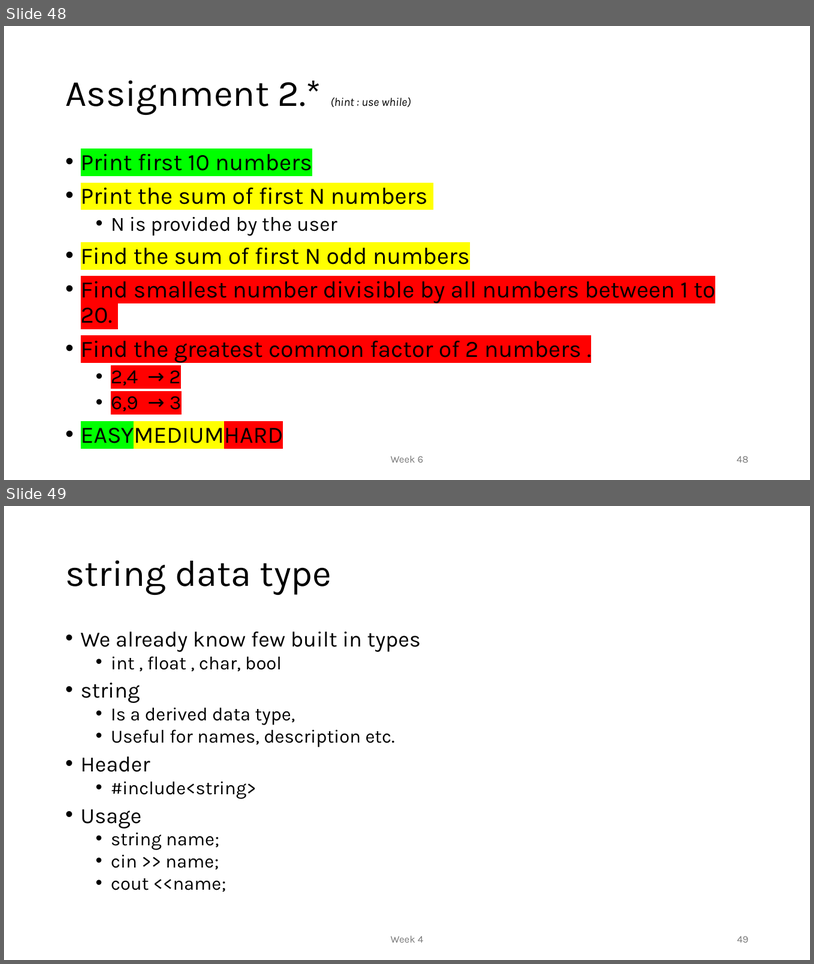
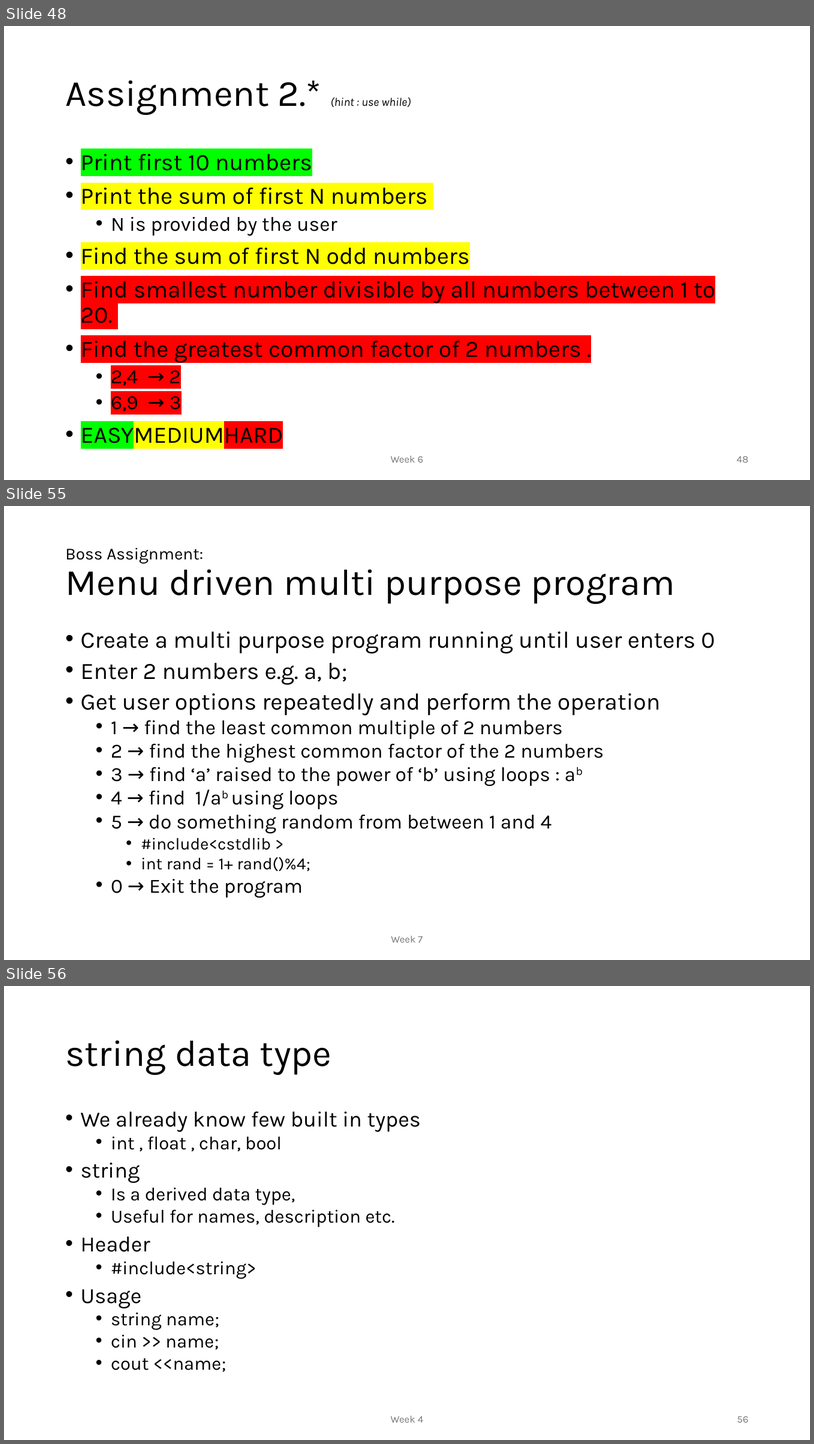
Before and after one commit to MoklaEducation/ems_fall_2025_cpp101, a slide deck: all/Intro to Programming_all.pptx. Shown one above the other, each under a label of ours: slides 48 and 49 before the commit, slides 48, 55 and 56 after it; the slides between them are not shown. The pictures are 814x964 and 814x1444 pixels, drawn with LibreOffice and Linux fonts; fonts in the diff are those of the drawing. Boxes give left, top, right and bottom in pixels: in the first picture for what was removed or moved away, otherwise in the second. Text is boxed around its words. In the diff, an @@ line names an element or a change of style, - is before the commit and + after.

```diff
--- a/all/Intro to Programming_all.pptx
+++ b/all/Intro to Programming_all.pptx
@@ slide 55 added at box(4, 506, 810, 960), background #FFFFFF @@
@@ title added at box(65, 547, 675, 604), 44 pt, text #000000 @@
+Boss Assignment:
+Menu driven multi purpose program
@@ text added at box(81, 631, 715, 897), 24 pt, text #000000 @@
+• Create a multi purpose program running until user enters 0
+• Enter 2 numbers e.g. a, b;
+• Get user options repeatedly and perform the operation
+  • 1 → find the least common multiple of 2 numbers
+  • 2 → find the highest common factor of the 2 numbers
+  • 3 → find ‘a’ raised to the power of ‘b’ using loops : ab
+  • 4 → find 1/ab using loops
+  • 5 → do something random from between 1 and 4
+    • #include<cstdlib >
+    • int rand = 1+ rand()%4;
+  • 0 → Exit the program
@@ text added at box(391, 935, 423, 942), 12 pt, text #797979 @@
+Week 7
@@ what was slide 49 is now slide 56 @@
@@ page number at box(737, 1416, 749, 1422): text changed @@
-49
+56
```
Also in this commit, not shown: 1 slide changed, 6 other slides added, 1 other file.
